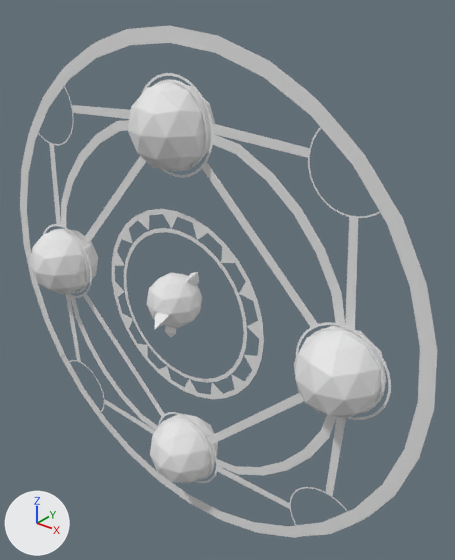
What one commit did to the Blender file Assets/Art/Models/NewBousole.blend.
Camera for both pictures: a camera (50 mm lens) standing at (1.91, -1.98, 1.44) and looking at (0.18, 0.18, 0.1). Lighting does not change. The marker at lower left points along +X, +Y and +Z.

In view in the first picture: 'CentreInterne', 'CercleExterne++', 'CerlceExterne1', 'CerlceExterne2', 'CerlceExterne3', 'CerlceExterne4', 'Icosphere', 'Icosphere.001', 'Icosphere.002', 'Icosphere.003', 'MachineBoule', 'MachineCone0', 'MachineCone1', 'MachineCone2'.
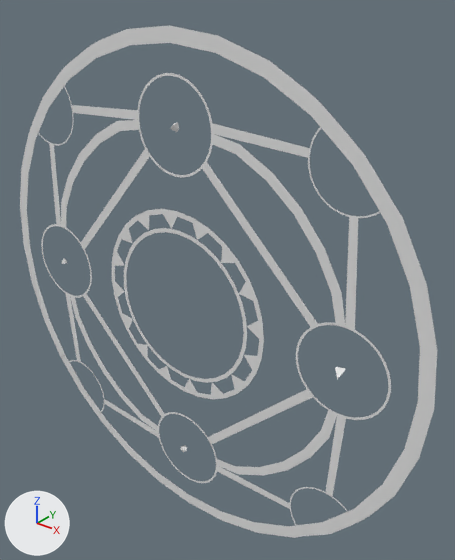
The change in detail:
Object 'MachineBoule' (ob_machineboule) is now hidden.
Object 'CerlceExterne1' (ob_cerlceexterne1) is now hidden.
Object 'CerlceExterne2' (ob_cerlceexterne2) is now hidden.
Object 'CerlceExterne3' (ob_cerlceexterne3) is now hidden.
Object 'CerlceExterne4' (ob_cerlceexterne4) is now hidden.
Object 'Icosphere' (ob_icosphere) is now hidden.
Object 'Icosphere.001' (ob_icosphere_001) is now hidden.
Object 'Icosphere.002' (ob_icosphere_002) is now hidden.
Object 'Icosphere.003' (ob_icosphere_003) is now hidden.
Object 'MachineCone0' (ob_machinecone0) is now hidden.
Object 'MachineCone1' (ob_machinecone1) is now hidden.
Object 'MachineCone2' (ob_machinecone2) is now hidden.

What differs and where, as boxes (x1, y1, x2, y2) in the pictures (455 x 560 px):
'Icosphere.002', hidden: before (294, 326, 386, 419)
'Icosphere.003', hidden: before (128, 82, 215, 171)
'Icosphere', hidden: before (150, 413, 218, 484)
'Icosphere.001', hidden: before (29, 228, 98, 295)
'MachineBoule', hidden: before (147, 272, 202, 328)
'CerlceExterne3', hidden: before (309, 328, 385, 413)
'CerlceExterne1', hidden: before (153, 80, 209, 171)
'CerlceExterne4', hidden: before (167, 417, 214, 479)
'CerlceExterne2', hidden: before (50, 229, 89, 293)
'MachineCone0', hidden: before (154, 313, 169, 330)
'MachineCone1', hidden: before (187, 272, 199, 286)
'MachineCone2', hidden: before (165, 326, 176, 337)
